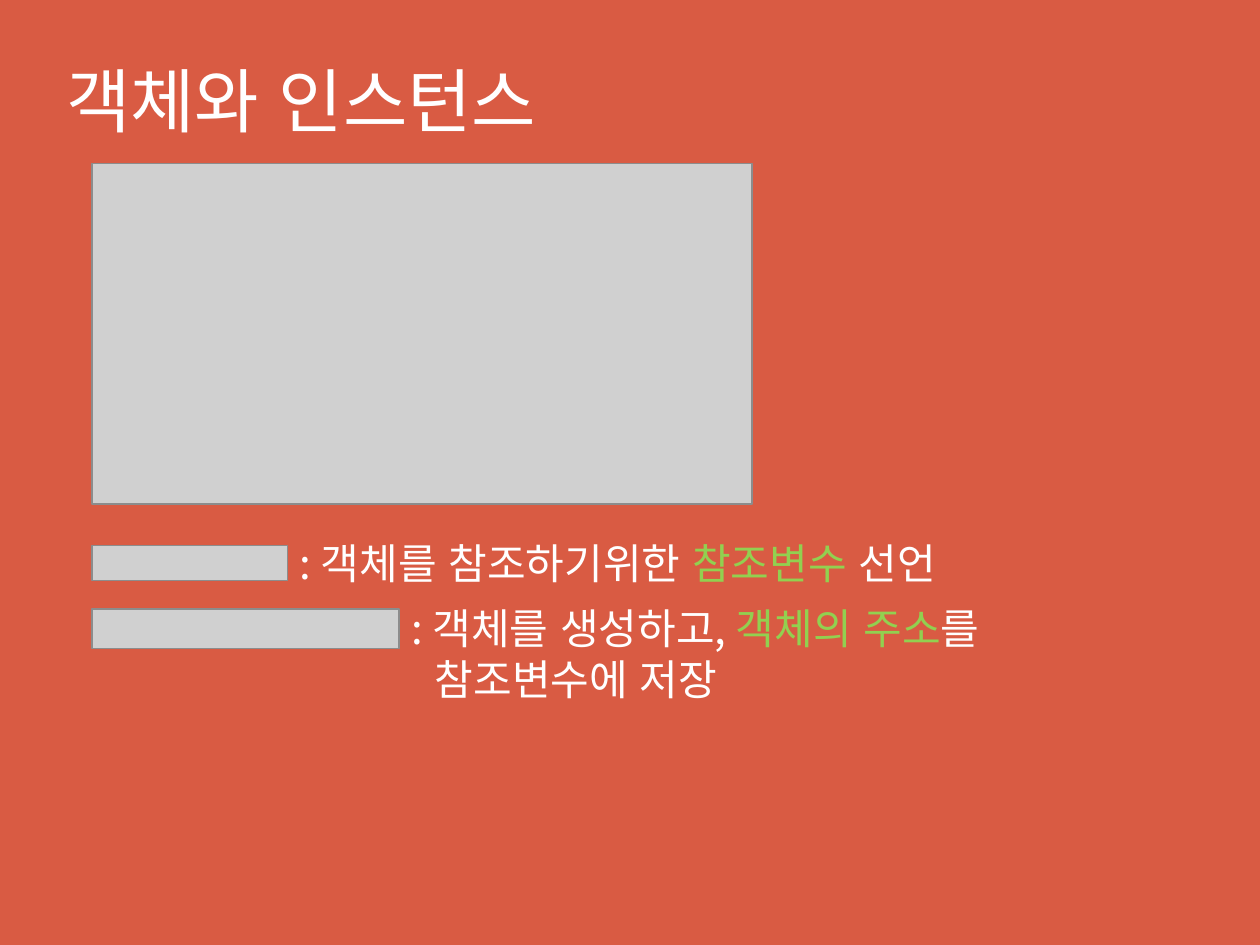
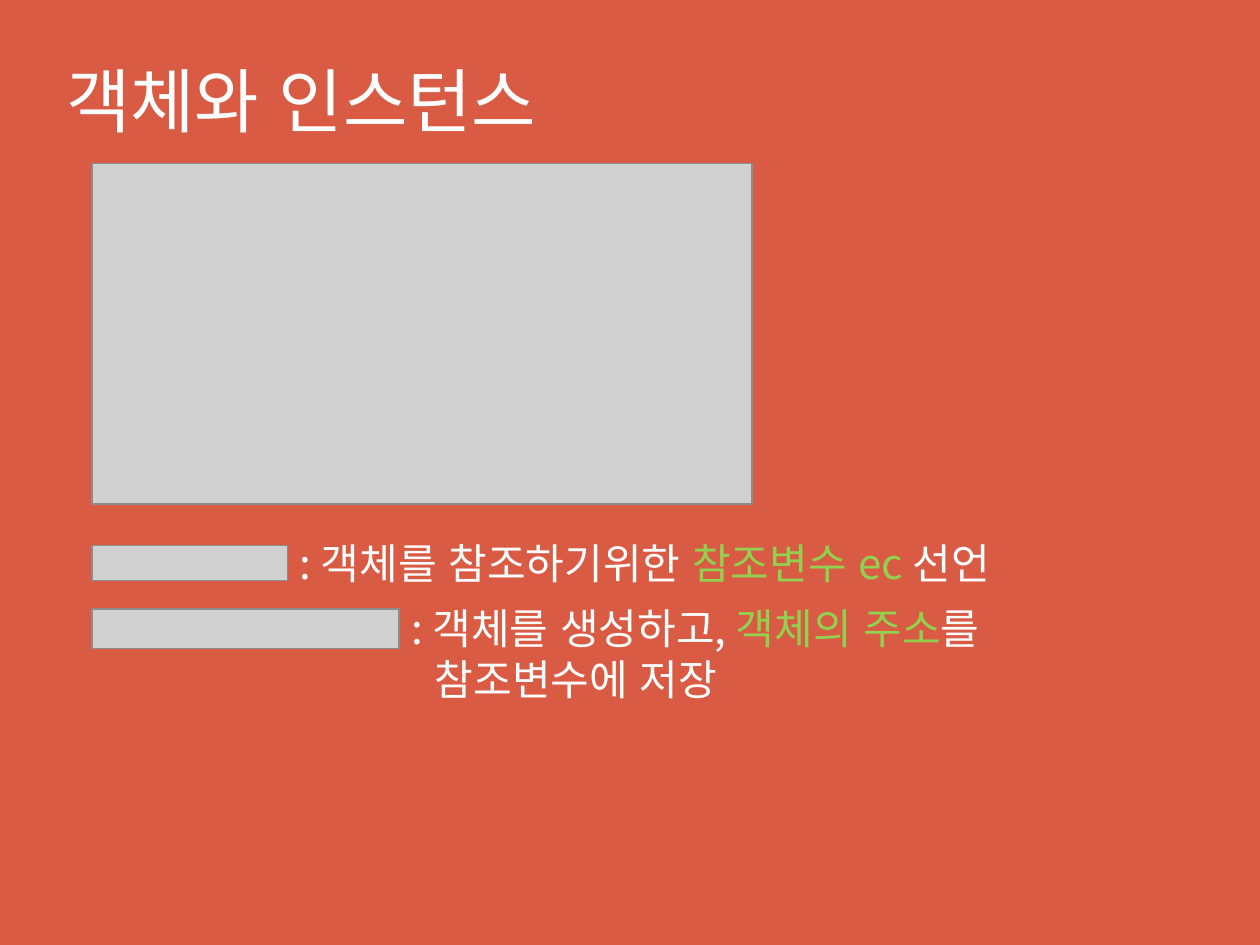
Before and after one commit to appleater7/osf-studygroup, a slide deck: slide 2 of src/study/mar05/yj/[스터디1]객체지향 프로그래밍.pptx. Drawn at 1260x945 pixels with LibreOffice and Linux fonts; fonts in the diff are those of the drawing; grey boxes stand for pictures. Boxes give left, top, right and bottom in pixels: in the first picture for what was removed or moved away, otherwise in the second. Text is boxed around its words. In the diff, an @@ line names an element or a change of style, - is before the commit and + after.

```diff
--- a/src/study/mar05/yj/[스터디1]객체지향 프로그래밍.pptx
+++ b/src/study/mar05/yj/[스터디1]객체지향 프로그래밍.pptx
@@ text at box(321, 544, 990, 583): text changed @@
-: 객체를 참조하기위한 참조변수 선언
+: 객체를 참조하기위한 참조변수 ec 선언
```
Also in this commit, not shown: 1 other slide changed, 4 other files.
